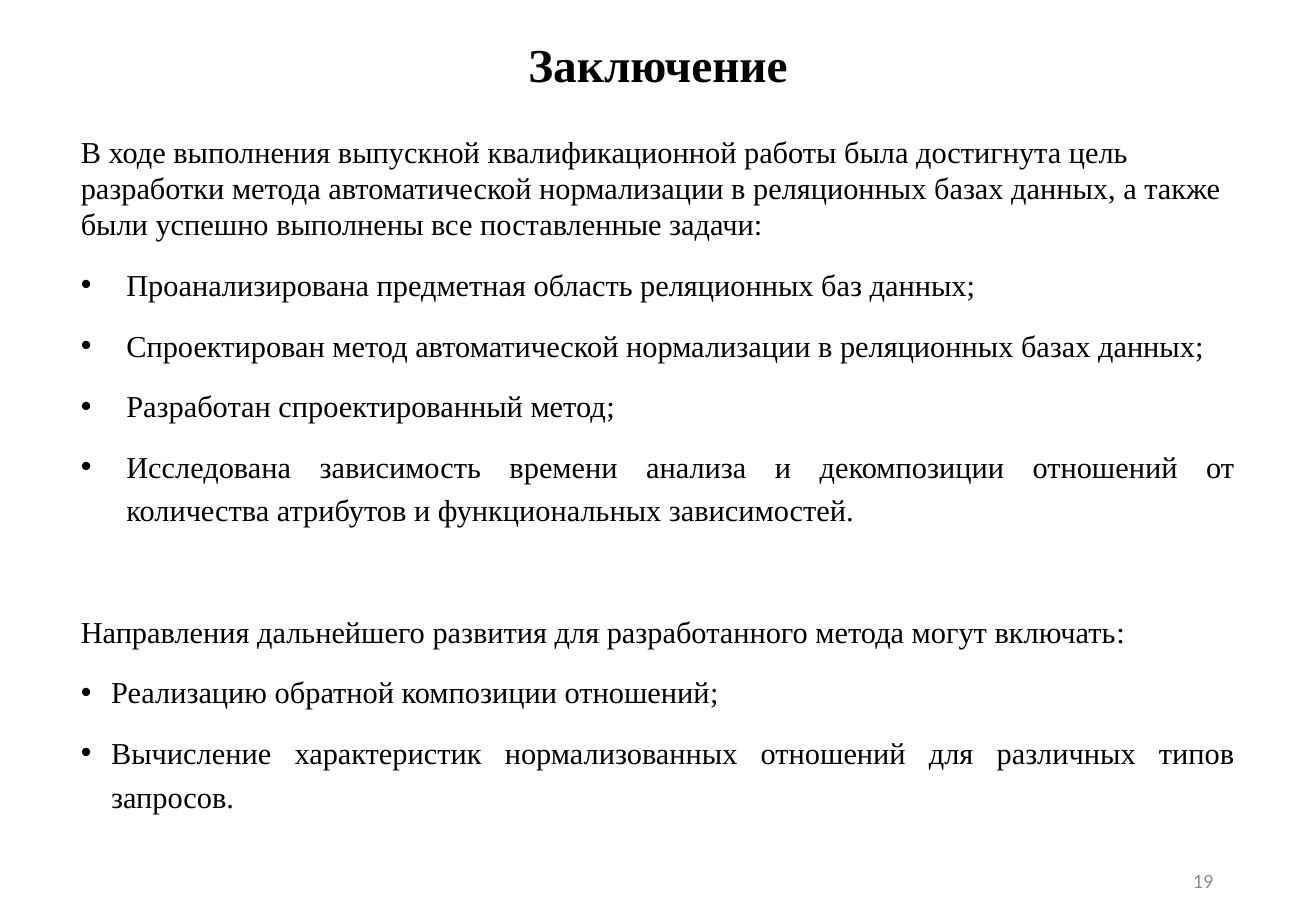
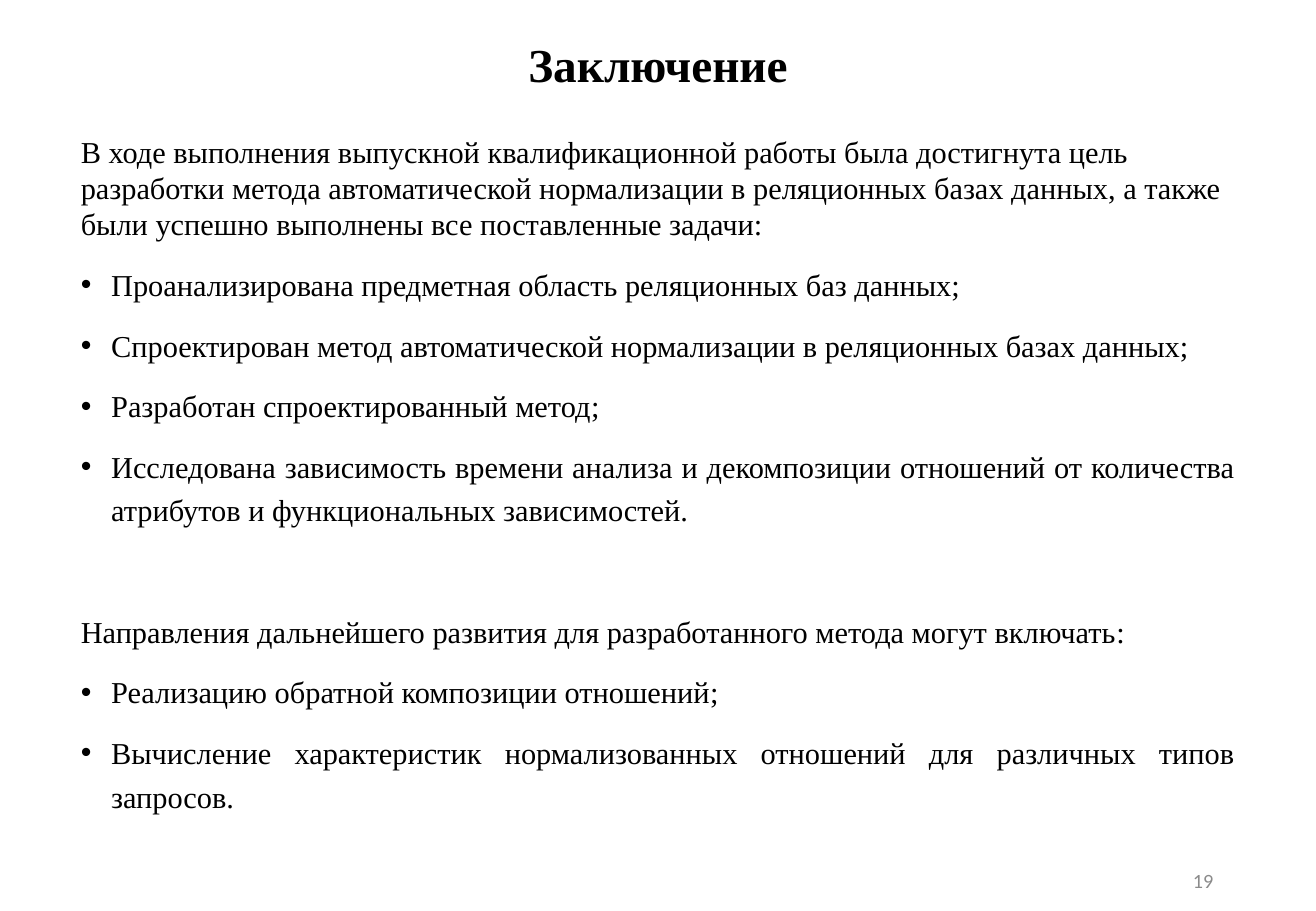
Before and after one commit to sampletext117/auto_normalization, a slide deck: slide 19 of ИУ7-85Б_Зуев_През_ВКР_4версия.pptx. Drawn at 1316x911 pixels with LibreOffice and Linux fonts; fonts in the diff are those of the drawing. Boxes give left, top, right and bottom in pixels: in the first picture for what was removed or moved away, otherwise in the second. Text is boxed around its words. In the diff, an @@ line names an element or a change of style, - is before the commit and + after.

```diff
--- a/ИУ7-85Б_Зуев_През_ВКР_4версия.pptx
+++ b/ИУ7-85Б_Зуев_През_ВКР_4версия.pptx
@@ text at [111, 274, 1234, 528]: indent changed @@
```
Also in this commit, not shown: 2 other slides changed, 10 other files.
